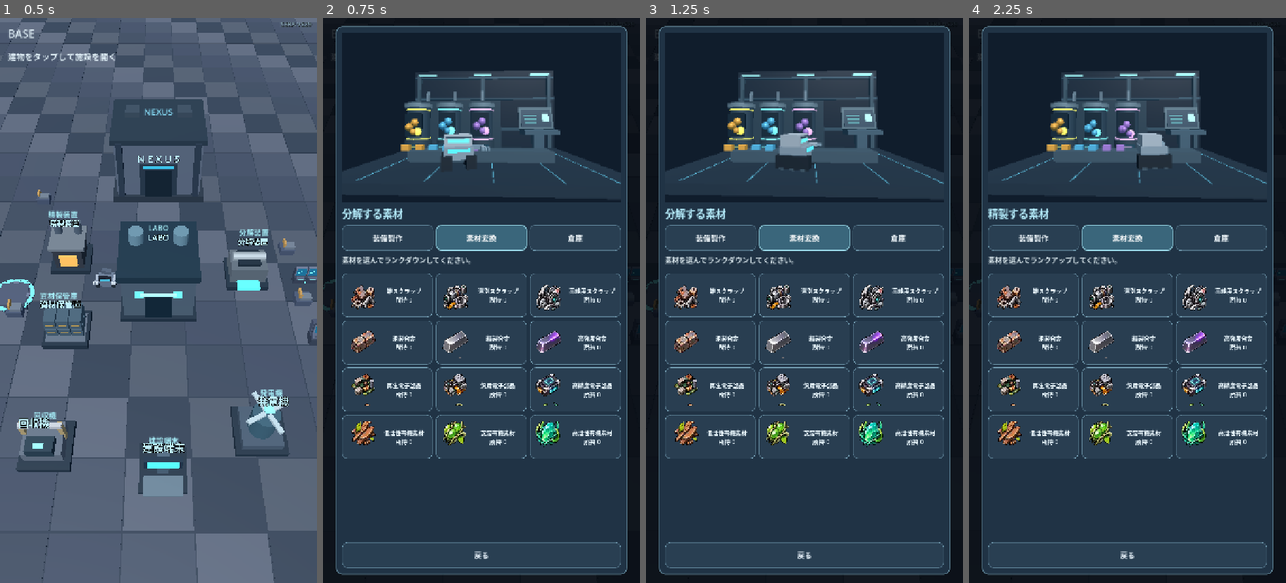
Above: before the commit, frames 1-4 (left to right).
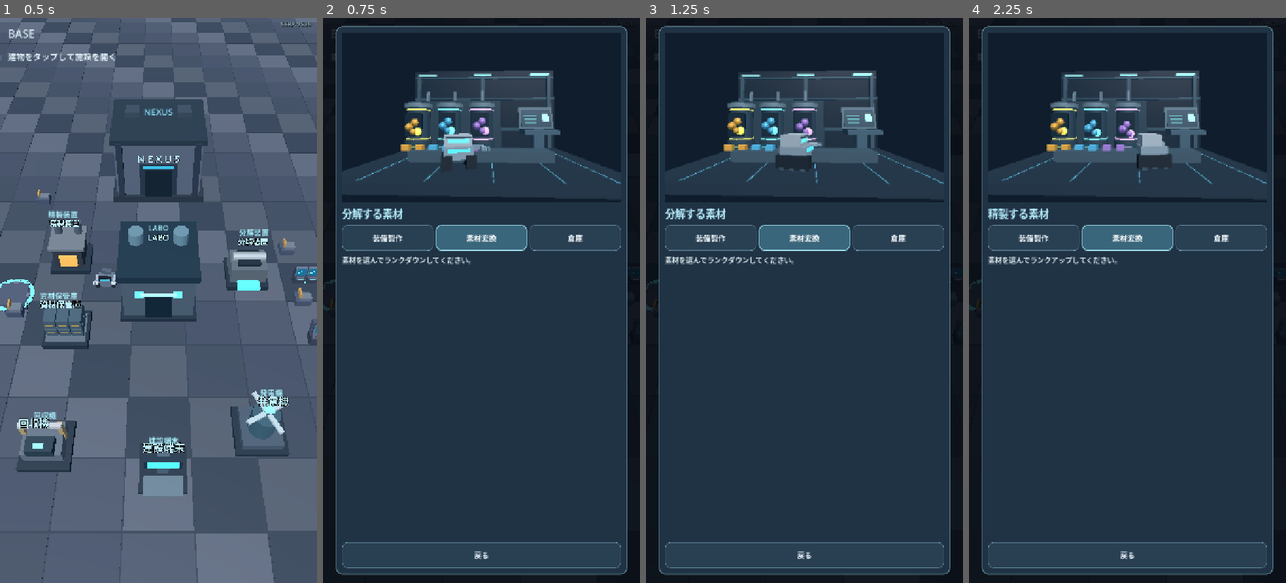
Above: after the commit, the same moments.

Repository: shejklgaia-png/-
Game: Godot game, scene res://scenes/base_exploration.tscn
Same seed, same stepped clock (60 frames per second), same inputs: the game is played once before the commit and once after it.
Inputs (mouse positions are in pixels of both pictures, inside the frame that each line leads up to):
- Up to frame 1 (0.5 s): no input
- Up to frame 2 (0.75 s): tap Enter at 0.5 s; move the mouse to (551, 272) at 0.52 s; hold Right (ui_right) from 0.53 s (still down); tap G at 0.6 s; click (551, 272) at 0.67 s
- Up to frame 3 (1.25 s): keep holding Right (ui_right); tap Space at 0.77 s
- Up to frame 4 (2.25 s): release Right (ui_right) at 1.25 s; click "装備製作" at 1.25 s; click "素材変換" at 2 s

Frame 1 is identical in both runs. In frame 2, 4.9% of the frame differs, in the area x 6-94%, y 45-78%; in frame 3, 4.9%; in frame 4, 4.9%.
Error after the commit: Invalid assignment of property or key 'icon_max_width' with value of type 'int' on a base object of type 'Button'. (res://scripts/base_facility_system.gd:962)

Commit message:
feat(labo): direct craft landing, swipeable hanger categories, remove trial UI and bound material icons

Diff:
--- a/scripts/base_facility_system.gd
+++ b/scripts/base_facility_system.gd
@@ -6,6 +6,8 @@
 const WarehouseGrid = preload("res://scripts/sera_warehouse_grid.gd")
 const Affixes = preload("res://scripts/sera_craft_affixes.gd")
 const LaboStats = preload("res://scripts/sera_labo_stats.gd")
+const MATERIAL_CARD_HEIGHT: float = 86.0
+const MATERIAL_ICON_WIDTH: int = 54
 ## Base field architecture: LABO is one building; resources, power and construction
 ## are independent physical machines. NEXUS remains in the parent scene.
 const FACILITY_SPECS = [
@@ -776,30 +778,13 @@
     modal_title.text = str(spec["name"])
     modal.visible = true
     _set_labo_hero(key in ["LABO", "SMELTER", "RECYCLER", "STORAGE"], key)
+    # LABO has no separate landing menu: the first frame is the craft list.
+    # Bypass home-action allocation and retain the three persistent nav tabs.
+    if key == "LABO":
+        _show_prototype_catalog()
+        return
     _clear_actions()
     match key:
-        "LABO":
-            modal_body.text = "研究開発の統合施設です。\nOS＝機能拡充 / Shell＝性能向上。"
-            # The working Shell development entry opens the real prototype catalog.
-            # Rarity research remains a future feature, not a fake craft action.
-            var shell_button := Button.new()
-            shell_button.name = "OpenPrototypeCatalog"
-            shell_button.text = "試作装備を製作"
-            _queue_card_icon(shell_button, "H01", true)
-            shell_button.custom_minimum_size.y = 74.0
-            shell_button.pressed.connect(_show_prototype_catalog)
-            modal_actions.add_child(shell_button)
-            var trial_button := Button.new()
-            trial_button.name = "ClaimTrialMaterials"
-            trial_button.text = "試作素材を受け取る"
-            _queue_card_icon(trial_button, "scrap_mid")
-            trial_button.custom_minimum_size.y = 74.0
-            trial_button.disabled = SeraSave.active_slot <= 0 or (
-                bool(SeraSave.get_active_data().get("trial_materials_claimed", false)))
-            trial_button.pressed.connect(_claim_trial_materials)
-            modal_actions.add_child(trial_button)
-            _add_action("OS開発", "新しいアクションや操作・照準などの機能を解放します。\nジャスト系の機能は採用しません。")
-            _add_action("追加効果スロット研究", "装備レアリティごとの上限内で、LABO研究によりスロット枠を解放します。\n装着と交換はNEXUSのアセンブルで行います。")
         "SCRAP_COLLECTOR":
             modal_body.text = "回収機\n現在の所持素材は倉庫で確認できます。"
             var stock_button := Button.new()
@@ -809,7 +794,7 @@
             stock_button.custom_minimum_size.y = 66.0
             stock_button.pressed.connect(open_facility.bind("STORAGE"))
             modal_actions.add_child(stock_button)
-            _add_action("回収設備の情報", "将来の実際の素材回収機能です。試作用素材はLABOから一度だけ受け取れます。")
+            _add_action("回収設備の情報", "将来の実際の素材回収機能です。素材は所持データから確認できます。")
         "SMELTER":
             _show_conversion(1)
         "RECYCLER":
@@ -967,7 +952,14 @@
         diag_icon_count += 1
     card.text = title + "\n" + info
     card.tooltip_text = title + " / " + info
-    card.custom_minimum_size = Vector2(108, 86 if columns == 1 else 100)
+    var material_choice: bool = key.begins_with("MaterialIcon_") and (
+        parent.name == "MaterialFamilyGrid")
+    card.custom_minimum_size = Vector2(108,
+        MATERIAL_CARD_HEIGHT if material_choice else (86 if columns == 1 else 100))
+    # Android native Button can otherwise draw full 72px material artwork
+    # beyond the text/layout rect, producing tiny adjacent-row fragments.
+    card.expand_icon = true
+    card.icon_max_width = MATERIAL_ICON_WIDTH if material_choice else 62
     card.size_flags_horizontal = Control.SIZE_EXPAND_FILL
     card.mouse_filter = Control.MOUSE_FILTER_STOP
     card.autowrap_mode = TextServer.AUTOWRAP_WORD_SMART
@@ -976,6 +968,7 @@
         HORIZONTAL_ALIGNMENT_LEFT if columns == 1 else HORIZONTAL_ALIGNMENT_CENTER)
     card.icon_alignment = HORIZONTAL_ALIGNMENT_LEFT
     card.vertical_icon_alignment = VERTICAL_ALIGNMENT_CENTER
+    card.add_theme_constant_override("h_separation", 7)
     card.add_theme_font_size_override("font_size", 13)
     card.add_theme_color_override("font_color", Color("#ecf9ff"))
     card.add_theme_color_override("font_disabled_color", Color("#ecf9ff"))
@@ -1063,16 +1056,33 @@
         grid.name = "WarehouseMaterials"
         grid.configure(entries, 3, "materials")
     else:
-        var selector := OptionButton.new()
-        selector.name = "WarehouseHangerSelector"
-        selector.size_flags_horizontal = Control.SIZE_EXPAND_FILL
-        selector.custom_minimum_size.y = 46.0
-        for slot in SeraSave.EQUIPMENT_SLOTS:
-            selector.add_item(_warehouse_slot_name(str(slot)))
-        var chosen_index: int = SeraSave.EQUIPMENT_SLOTS.find(warehouse_slot)
-        selector.select(maxi(chosen_index, 0))
-        selector.item_selected.connect(_select_warehouse_slot)
-        modal_actions.add_child(selector)
+        # Reuse the craft slot interaction instead of Android OptionButton.
+        # Seven compact native Buttons are horizontally swipeable on phones.
+        var scroll := ScrollContainer.new()
+        scroll.name = "WarehouseHangerScroll"
+        scroll.custom_minimum_size.y = 57.0
+        scroll.size_flags_horizontal = Control.SIZE_EXPAND_FILL
+        scroll.horizontal_scroll_mode = ScrollContainer.SCROLL_MODE_AUTO
+        scroll.vertical_scroll_mode = ScrollContainer.SCROLL_MODE_DISABLED
+        modal_actions.add_child(scroll)
+        var hanger := HBoxContainer.new()
+        hanger.name = "WarehouseHangerTabs"
+        hanger.add_theme_constant_override("separation", 6)
+        scroll.add_child(hanger)
+        var hanger_group := ButtonGroup.new()
+        for slot_index in range(SeraSave.EQUIPMENT_SLOTS.size()):
+            var slot: String = str(SeraSave.EQUIPMENT_SLOTS[slot_index])
+            var tab := Button.new()
+            tab.name = "HangerSlot_" + slot
+            tab.text = _warehouse_slot_name(slot)
+            tab.custom_minimum_size = Vector2(87, 48)
+            tab.toggle_mode = true
+            tab.button_group = hanger_group
+            tab.button_pressed = warehouse_slot == slot
+            tab.pressed.connect(_select_warehouse_slot.bind(slot_index))
+            hanger.add_child(tab)
+            if warehouse_slot == slot:
+                scroll.call_deferred("ensure_control_visible", tab)
         grid.name = "WarehouseEquipment"
         grid.entry_pressed.connect(_on_warehouse_entry_pressed)
         var junk_button := Button.new()
@@ -1219,15 +1229,6 @@
             modal_body.text += "\nセーブの空きがありません。NEXUSで既存データを読み込んでください。"
     if not prototype_notice.is_empty():
         modal_body.text += "\n" + prototype_notice
-    if SeraSave.active_slot > 0 and not bool(
-            SeraSave.get_active_data().get("trial_materials_claimed", false)):
-        var trial := Button.new()
-        trial.name = "ClaimTrialMaterialsCatalog"
-        trial.text = "試作用素材を受け取る"
-        _queue_card_icon(trial, "scrap_mid")
-        trial.custom_minimum_size.y = 62.0
-        trial.pressed.connect(_claim_trial_materials.bind(true))
-        modal_actions.add_child(trial)
     var tab_scroll := ScrollContainer.new()
     tab_scroll.name = "CraftSlotScroll"
     tab_scroll.custom_minimum_size.y = 57
@@ -1432,7 +1433,7 @@
         var target_id: String = str(plan["output_id"])
         var row := HBoxContainer.new()
         row.name = "ConversionRow_" + str(rank)
-        row.custom_minimum_size.y = 82
+        row.custom_minimum_size.y = 70
         row.add_theme_constant_override("separation", 7)
         modal_actions.add_child(row)
         var bar := Button.new()
@@ -1441,7 +1442,9 @@
         bar.icon_alignment = HORIZONTAL_ALIGNMENT_LEFT
         bar.vertical_icon_alignment = VERTICAL_ALIGNMENT_CENTER
         bar.size_flags_horizontal = Control.SIZE_EXPAND_FILL
-        bar.custom_minimum_size.y = 78
+        bar.custom_minimum_size.y = 66
+        bar.expand_icon = true
+        bar.icon_max_width = 48
         bar.clip_contents = true
         bar.alignment = HORIZONTAL_ALIGNMENT_CENTER
         bar.add_theme_font_size_override("font_size", 14)
@@ -1460,10 +1463,10 @@
         output_icon.mouse_filter = Control.MOUSE_FILTER_IGNORE
         output_icon.clip_contents = true
         output_icon.set_anchors_and_offsets_preset(Control.PRESET_CENTER_RIGHT)
-        output_icon.offset_left = -54
-        output_icon.offset_right = -7
-        output_icon.offset_top = -24
-        output_icon.offset_bottom = 24
+        output_icon.offset_left = -49
+        output_icon.offset_right = -5
+        output_icon.offset_top = -22
+        output_icon.offset_bottom = 22
         output_icon.stretch_mode = TextureRect.STRETCH_KEEP_ASPECT_CENTERED
         bar.add_child(output_icon)
         var amount := SpinBox.new()
@@ -1473,7 +1476,7 @@
         amount.step = 1
         amount.value = conversion_batches
         amount.rounded = true
-        amount.custom_minimum_size = Vector2(84, 66)
+        amount.custom_minimum_size = Vector2(80, 58)
         amount.tooltip_text = "変換回数"
         amount.value_changed.connect(_conversion_batches_set)
         row.add_child(amount)
@@ -1504,7 +1507,7 @@
             prototype_notice = ""
             _show_prototype_catalog()
         "prototypes":
-            open_facility(active_key)
+            close_menu()
         "warehouse_item":
             _show_inventory("equipment")
         _:
